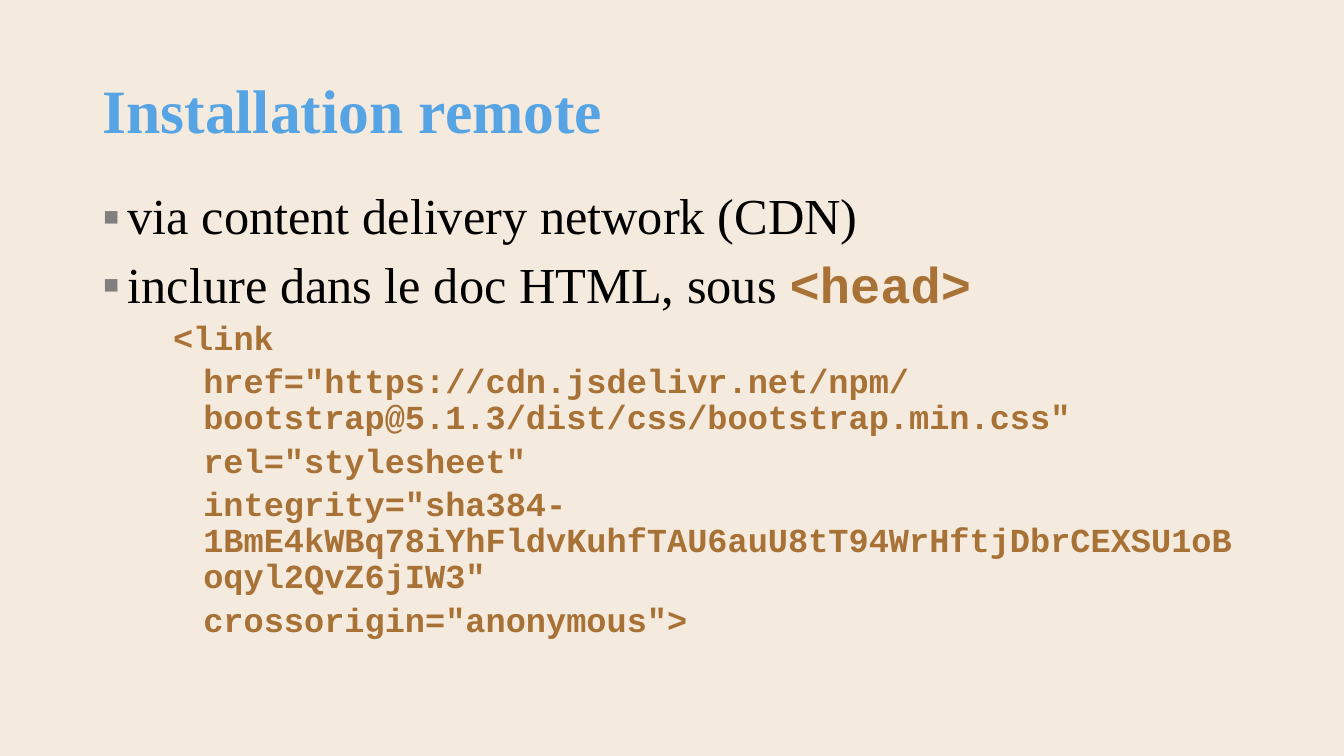
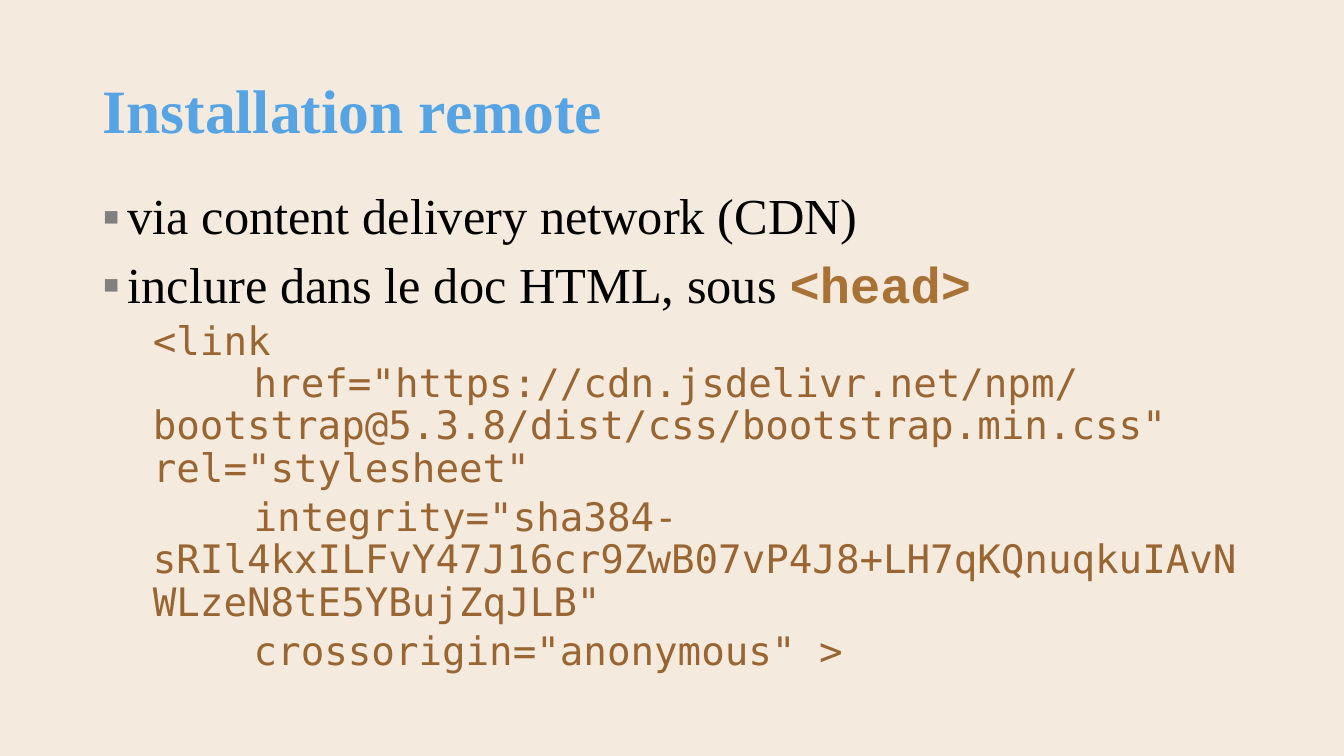
Before and after one commit to AlainWafflard/4IPW3, a slide deck: slide 9 of syllabus/15_mise_en_forme_bootstrap/syllabus_15_bootstrap.pptx. Drawn at 1344x756 pixels with LibreOffice and Linux fonts; fonts in the diff are those of the drawing; background and template pictures are left out. Boxes give left, top, right and bottom in pixels: in the first picture for what was removed or moved away, otherwise in the second. Text is boxed around its words. In the diff, an @@ line names an element or a change of style, - is before the commit and + after.

```diff
--- a/syllabus/15_mise_en_forme_bootstrap/syllabus_15_bootstrap.pptx
+++ b/syllabus/15_mise_en_forme_bootstrap/syllabus_15_bootstrap.pptx
@@ text at box(153, 325, 1237, 674): text changed; size 24 to 28 pt; font Courier New to DejaVu Sans Mono; text colour #A87236 to #996633; bold off @@
-  <link
-    href="https://cdn.jsdelivr.net/npm/bootstrap@5.1.3/dist/css/bootstrap.min.css"
-    rel="stylesheet"
-    integrity="sha384-1BmE4kWBq78iYhFldvKuhfTAU6auU8tT94WrHftjDbrCEXSU1oBoqyl2QvZ6jIW3"
-    crossorigin="anonymous">
+  <link
+  href="https://cdn.jsdelivr.net/npm/bootstrap@5.3.8/dist/css/bootstrap.min.css" rel="stylesheet"
+  integrity="sha384-sRIl4kxILFvY47J16cr9ZwB07vP4J8+LH7qKQnuqkuIAvNWLzeN8tE5YBujZqJLB"
+  crossorigin="anonymous" >
```
Also in this commit, not shown: 19 other slides changed, 1 slide added, 15 other files.
